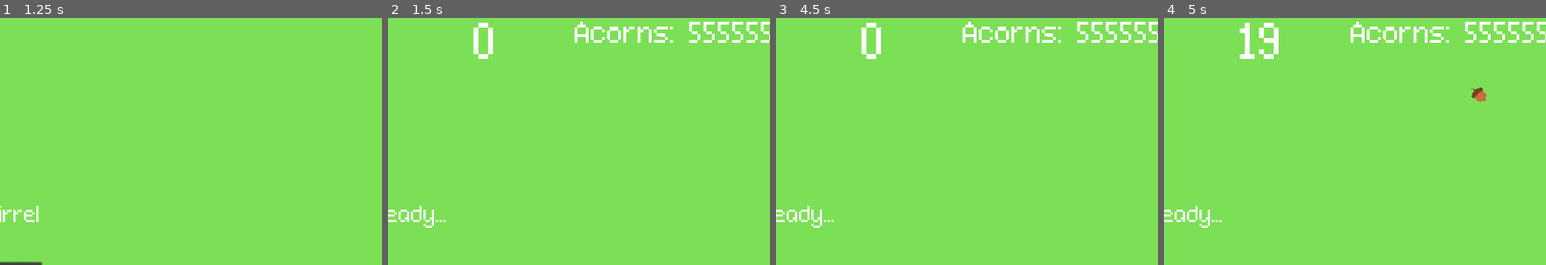
Above: before the commit, frames 1-4 (left to right).
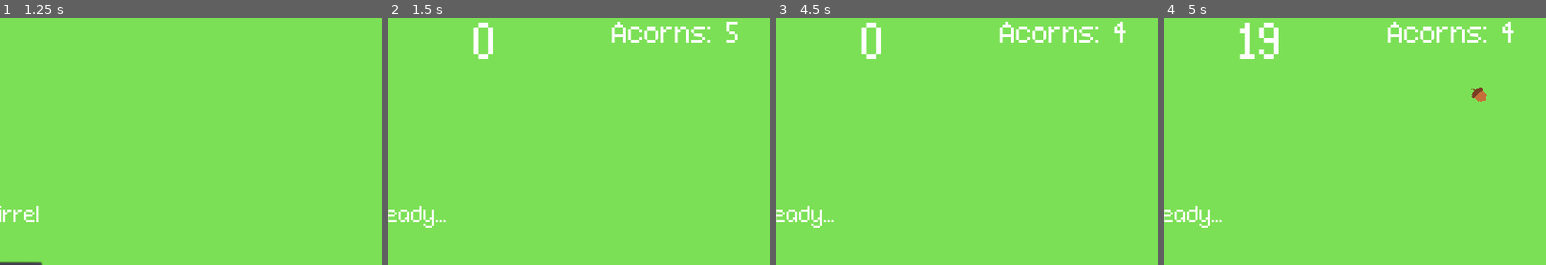
Above: after the commit, the same moments.

Repository: nygren23/2DGame_Squirrel
Game: Godot game, scene res://StartMenu.tscn
The game is run twice, just before and just after one commit, with the same random seed, the same clock (stepped at 60 frames per second) and the same inputs.
Inputs (mouse positions are % of the whole screen's width and height, from its top left):
- Up to frame 1 (1.25 s): click "Start" at 0.5 s
- Up to frame 2 (1.5 s): click "Start" at 1.25 s
- Up to frame 3 (4.5 s): click (5, 1) at 2 s; click "Play Next Level" at 2.75 s; click "Start" at 3.5 s; tap Enter at 4.25 s; move the mouse to (72, 45) at 4.27 s; hold D (move_right) from 4.28 s (still down); click (72, 45) at 4.35 s
- Up to frame 4 (5 s): keep holding D (move_right)
The pictures show only the part of the screen within x 50-100%, y 0-50%; the shares and areas given below are measured in that part.

Frame 1 is identical in both runs. In frame 2, 1.9% of the frame differs, in the area x 48-100%, y 1-11%; in frame 3, 1.9%; in frame 4, 1.9%.

Commit message:
Health resets after every game.

Diff:
--- a/Player.gd
+++ b/Player.gd
@@ -6,7 +6,7 @@
 var game_start = false #if the game has started yet
 
 var health = 4
-var acorns = 555555555
+var acorns = 5
 
 export var speed = 400.0 #how fast the player moves
 var screen_size = Vector2.ZERO #screen size. Its actual size is set later
